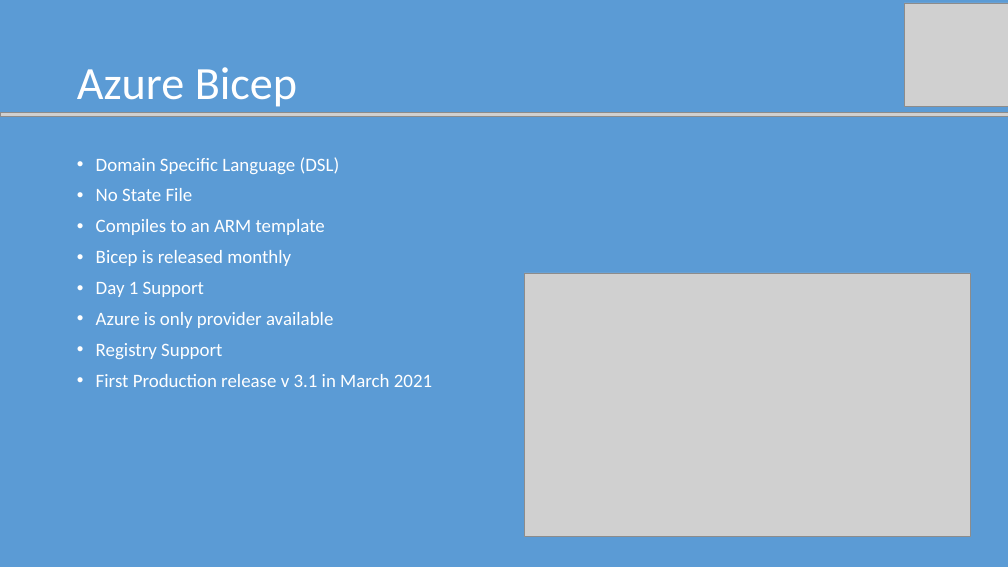
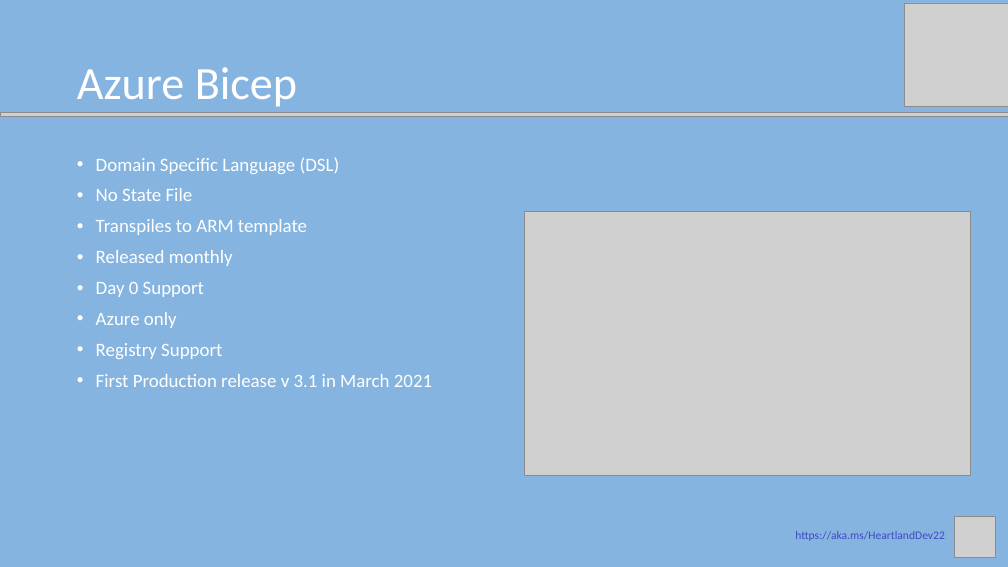
Before and after one commit to JFolberth/Azure_IaC_Flavors, a slide deck: slide 11 of documentation/presentation/Azure _IaC_Flavors.pptx (slide 10 before the commit). Drawn at 1008x567 pixels with LibreOffice and Linux fonts; fonts in the diff are those of the drawing; grey boxes stand for pictures. Boxes give left, top, right and bottom in pixels: in the first picture for what was removed or moved away, otherwise in the second. Text is boxed around its words. In the diff, an @@ line names an element or a change of style, - is before the commit and + after.

```diff
--- a/documentation/presentation/Azure _IaC_Flavors.pptx
+++ b/documentation/presentation/Azure _IaC_Flavors.pptx
@@ background #5B9BD5 to #5B9BD5 at 75% opacity @@
@@ text at [96, 219, 307, 328]: text changed @@
-• Compiles to an ARM template
-• Bicep is released monthly
-• Day 1 Support
-• Azure is only provider available
+• Transpiles to ARM template
+• Released monthly
+• Day 0 Support
+• Azure only
@@ picture: place and size @@
-picture at [524, 273, 971, 537]
+picture at [524, 212, 971, 476]
@@ text added at [795, 531, 945, 541], 11 pt, text #3E4AC4 @@
+https://aka.ms/HeartlandDev22
@@ picture added at [955, 516, 996, 557] @@
```
Also in this commit, not shown: 11 other slides changed, 2 slides added, 3 other files.
